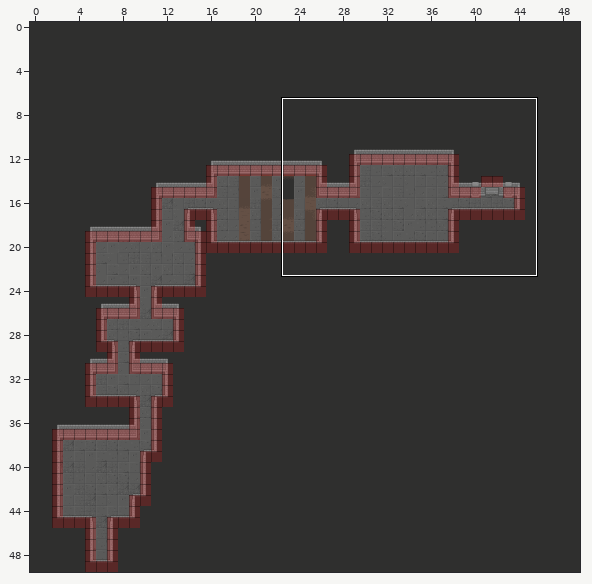
Tiled map: Team5_Torchase/win32/Resources/Maptest/Mapver2.tmx. The picture above shows the old version from afar; the outline marks the close-up.
Close-up. First the earlier version:
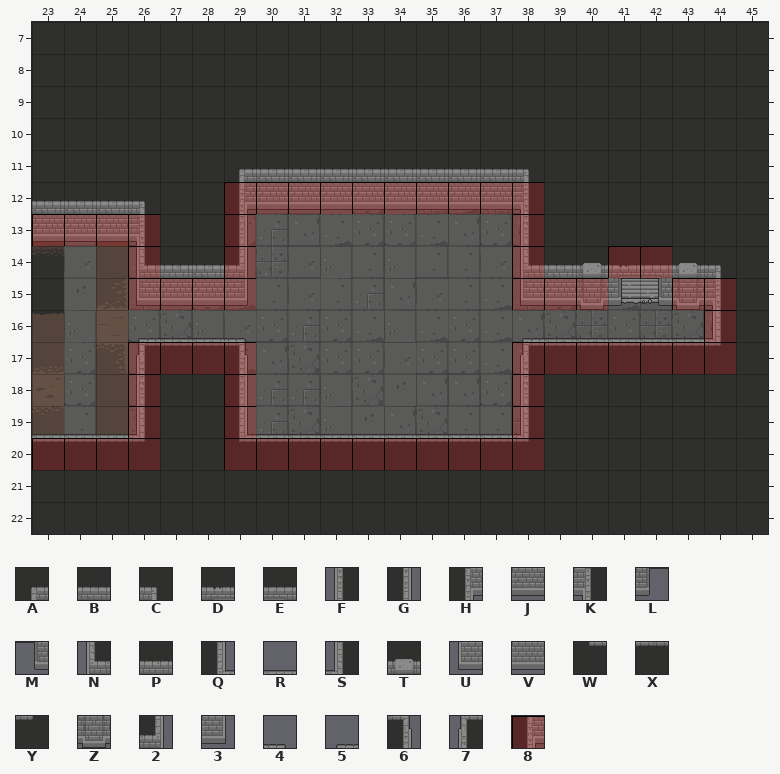
Cells are 32x32 px. Shown: x 23..45, y 7..22. The commit also changed other parts of the map, which this record leaves out.
Key: from "GamemapObject": A 3, B 4, C 5, D 7, E 8, F 16, G 18, H 19, J 20, K 21, L 23, M 24, N 32, P 33, Q 35, R 36, S 37, T 44, U 48, V 49, W 51, X 52, Y 53, Z 60, 2 65, 3 81, 4 97, 5 98, 6 113, 7 114; from "meta_tiles": 8 0.
_ is an empty cell.
Layers that did not change in this view are not listed.
Layer "Wal" before, first column x 23:
 7 _______________________
 8 _______________________
 9 _______________________
10 _______________________
11 ______ABBBBBBBBC_______
12 BBBC__HJJJJJJJJK_______
13 JJJK__G________F_______
14 ___NPB2________NBTDETC_
15 ___UVJ3________UJZLMZK_
16 ___5RR4________5RRRRRS_
17 ___7XX6________7XXXXXY_
18 ___F__G________F_______
19 RRRS__QRRRRRRRRS_______
20 XXXY__WXXXXXXXXY_______
21 _______________________
22 _______________________
Layer "meta" before, first column x 23:
 7 _______________________
 8 _______________________
 9 _______________________
10 _______________________
11 _______________________
12 ______8888888888_______
13 8888__8________8_______
14 ___8__8________8__88___
15 ___8888________888__88_
16 _____________________8_
17 ___8888________8888888_
18 ___8__8________8_______
19 ___8__8________8_______
20 8888__8888888888_______
21 _______________________
22 _______________________
Now the later version:
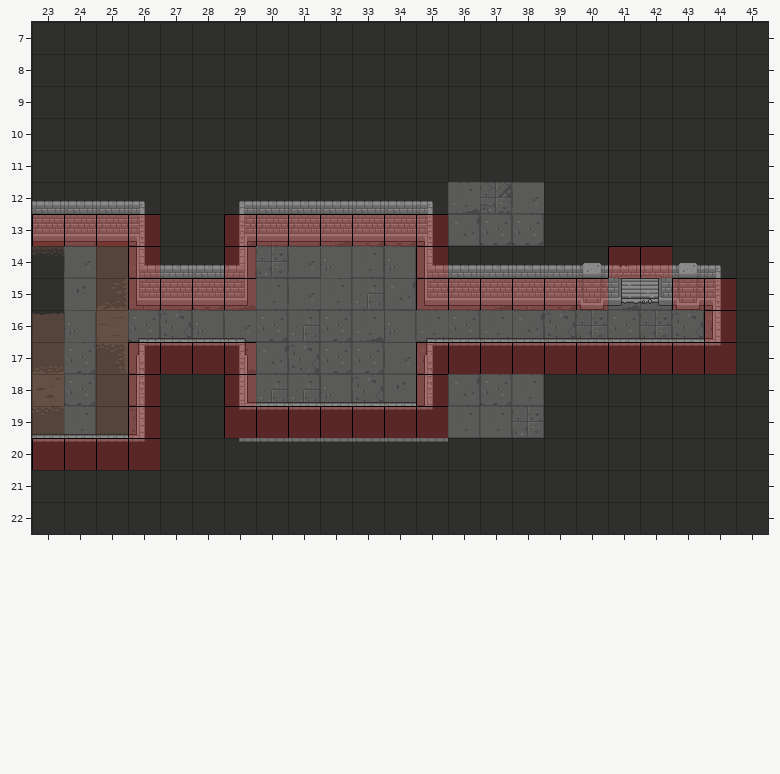
See-through tiles are keyed as they look on the map.
Edits made:
Layer "Wal":
y 11: x 29..38 ABBBBBBBBC -> __________
y 12: x 29..38 HJJJJJJJJK -> ABBBBBC___
y 13: x 29..35 G______ -> HJJJJJK; x 38 F -> _
y 14: x 35..38 ___N -> NBPP
y 15: x 35..38 ___U -> UJVV
y 16: x 35..38 ___5 -> 5RRR
y 17: x 35..38 ___7 -> 7XXX
y 18: x 29..35 G______ -> QRRRRRF; x 38 F -> _
y 19: x 29..38 QRRRRRRRRS -> WXXXXXY___
y 20: x 36..38 XXY -> ___
Layer "meta":
y 12: x 29..38 8888888888 -> __________
y 13: x 30..35 ______ -> 888888; x 38 8 -> _
y 14: x 35 _ -> 8; x 38 8 -> _
y 15: x 35..37 ___ -> 888
y 17: x 35..37 ___ -> 888
y 18: x 35 _ -> 8; x 38 8 -> _
y 19: x 30..35 ______ -> 888888; x 38 8 -> _
y 20: x 29..38 8888888888 -> __________
Where, in picture pixels (left, top, right, bottom), the same in both close-ups:
changed: (224, 169, 544, 470)
